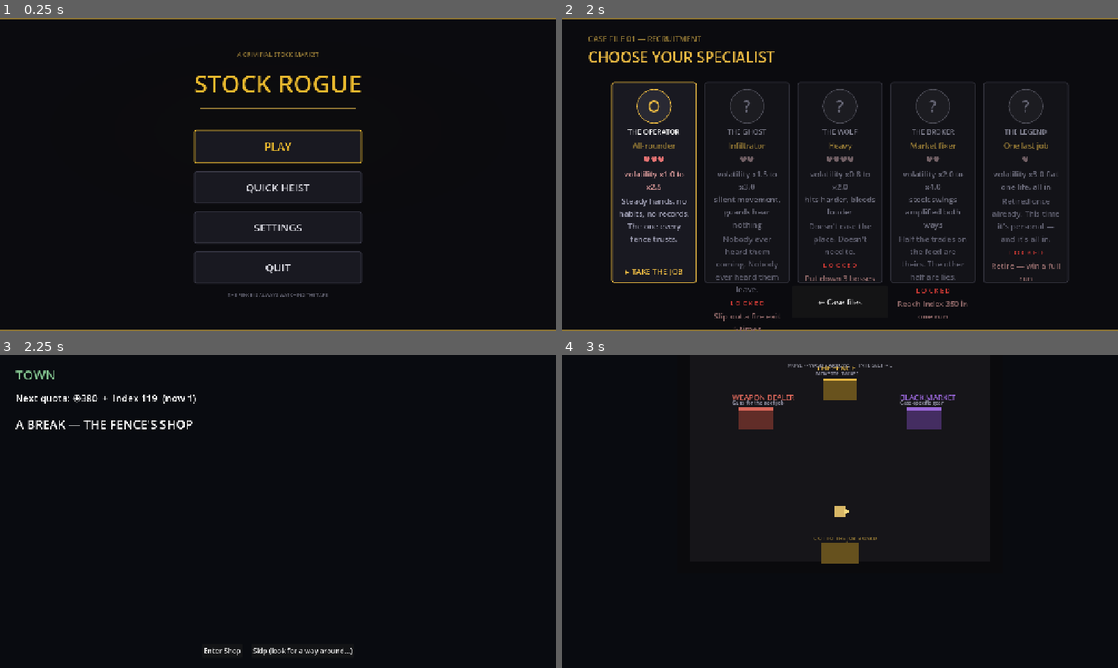
Above: before the commit, frames 1-4 (two rows, left to right).
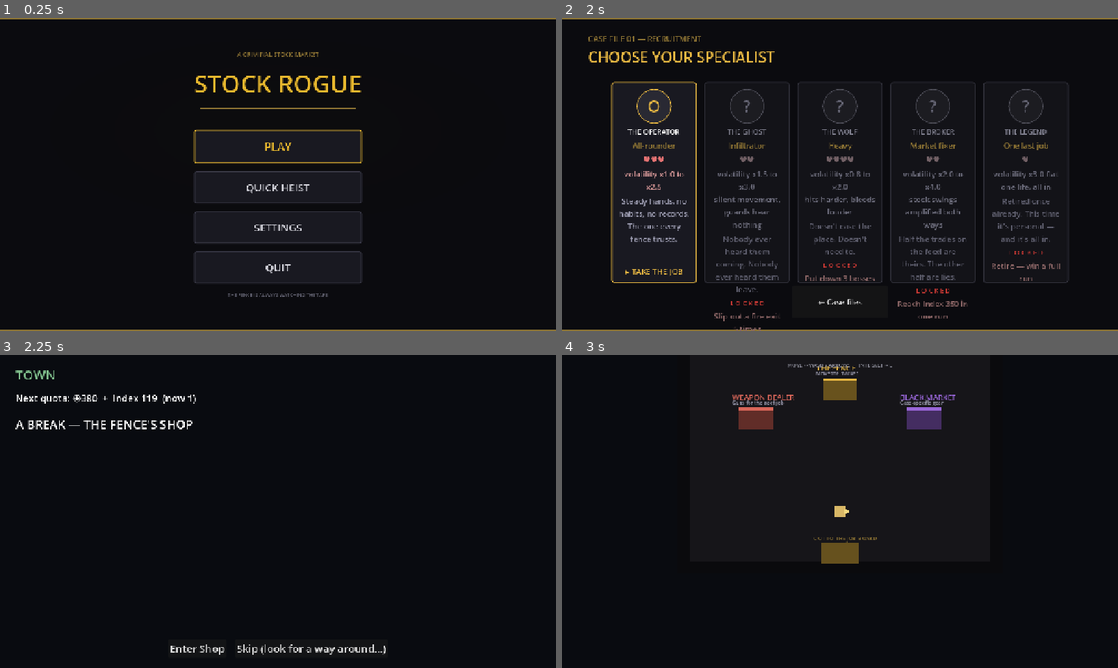
Above: after the commit, the same moments.

Repository: Kashwino/Stock-Rogue
Game: Godot game, scene res://home_screen.tscn
Same seed, same stepped clock (60 frames per second), same inputs: the game is played once before the commit and once after it.
Inputs (mouse positions are in pixels of both pictures, inside the frame that each line leads up to):
- Up to frame 1 (0.25 s): no input
- Up to frame 2 (2 s): click "PLAY" at 0.5 s; click (723, 183) at 1.27 s
- Up to frame 3 (2.25 s): click (94, 520) at 2 s
- Up to frame 4 (3 s): click "Enter Shop" at 2.75 s

Frames 1-2 are identical in both runs. In frame 3, 0.5% of the frame differs, in the area x 30-70%, y 92-96%; in frame 4, nothing differs.

Commit message:
Package compressed engine for phone hosting and test the full new-run touch flow

Diff:
--- /dev/null
+++ b/beta_theme.tres
@@ -0,0 +1,4 @@
+[gd_resource type="Theme" format=3]
+
+[resource]
+default_font_size = 24
--- a/map_ui.gd
+++ b/map_ui.gd
@@ -117,7 +117,8 @@
 
 func _make_heist_card(node: MapNode, index: int) -> Control:
 	var card := PanelContainer.new()
-	card.custom_minimum_size = Vector2(170, 220)
+	card.custom_minimum_size = Vector2(220, 260)
+	card.set_meta("qa_label", "HEIST OPTION %d" % (index + 1))
 
 	var is_mystery := (node.type == MapNode.Type.MYSTERY and not node.revealed \
 		and not RunState.has_perk(&"recon"))   # Recon perk reveals ? nodes
@@ -133,6 +134,7 @@
 	card.add_theme_stylebox_override("panel", sb)
 
 	var vb := VBoxContainer.new()
+	vb.mouse_filter = Control.MOUSE_FILTER_IGNORE
 	vb.add_theme_constant_override("separation", 10)
 	card.add_child(vb)
 
--- a/project.godot
+++ b/project.godot
@@ -37,3 +37,6 @@
 
 [input_devices]
 pointing/emulate_mouse_from_touch=true
+
+[gui]
+theme/custom="res://beta_theme.tres"
--- a/qa_probe.gd
+++ b/qa_probe.gd
@@ -36,9 +36,9 @@
 		data["all_enemies"] = scene.director.enemies.size()
 	JavaScriptBridge.eval("window.stockRogueQA = " + JSON.stringify(data), true)
 func _collect(node: Node, out: Array) -> void:
-	if node is Control and node.is_visible_in_tree() and (node is BaseButton or node is HSlider):
+	if node is Control and node.is_visible_in_tree() and (node is BaseButton or node is HSlider or node.has_meta("qa_label")):
 		var rect: Rect2 = get_viewport().get_final_transform() * node.get_global_rect()
-		out.append({"text": node.text if node is Button else node.name, "type": node.get_class(),
+		out.append({"text": node.text if node is Button else node.get_meta("qa_label", node.name), "type": node.get_class(),
 			"rect": [rect.position.x, rect.position.y, rect.size.x, rect.size.y]})
 	for child in node.get_children():
 		_collect(child, out)
Not shown, changed: .github/workflows/web-beta.yml
Not shown, changed: BETA_NOTES.md
Not shown, changed: tests/browser.mjs
Not shown, added: web/prepare_web.py
